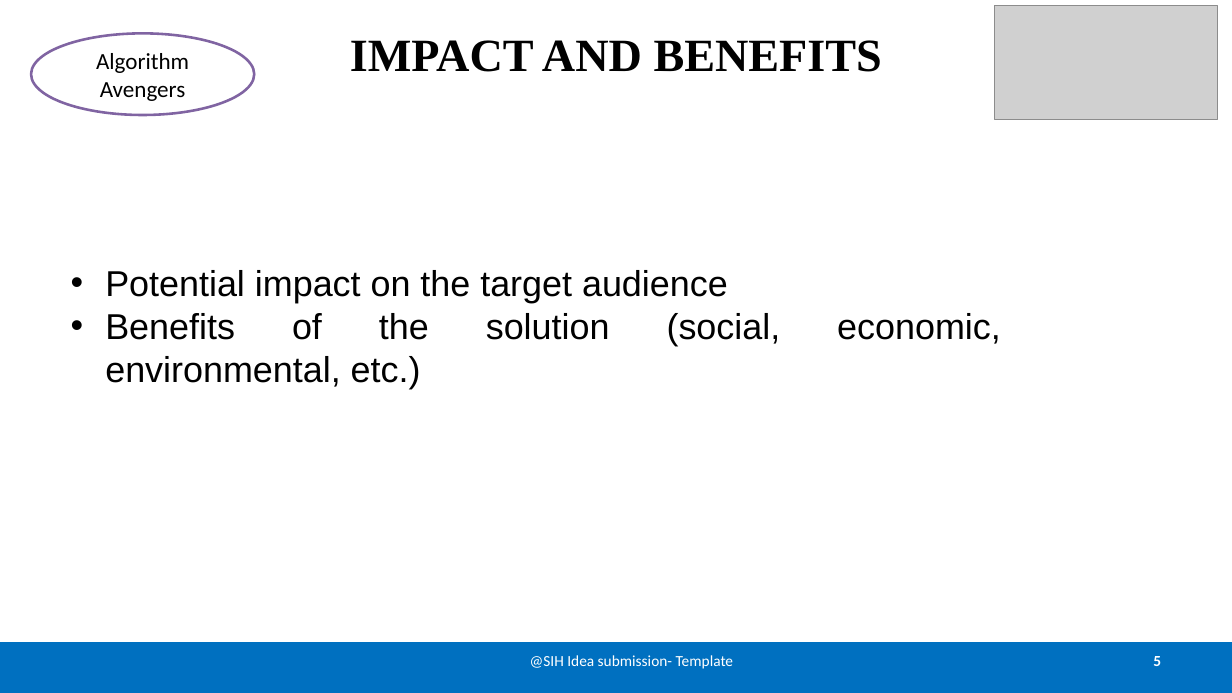
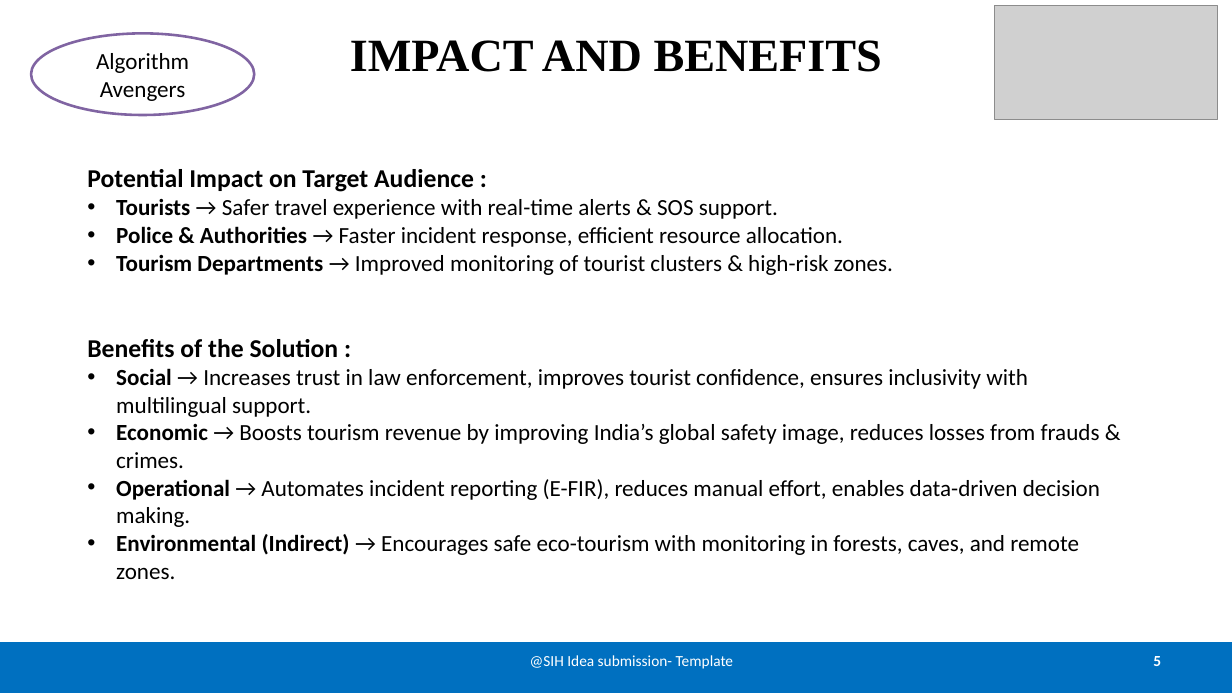
Before and after one commit to Rohit-Solanki-6105/doc-sih-25002, a slide deck: slide 5 of sih.pptx. Drawn at 1232x693 pixels with LibreOffice and Linux fonts; fonts in the diff are those of the drawing; grey boxes stand for pictures. Boxes give left, top, right and bottom in pixels: in the first picture for what was removed or moved away, otherwise in the second. Text is boxed around its words. In the diff, an @@ line names an element or a change of style, - is before the commit and + after.

```diff
--- a/sih.pptx
+++ b/sih.pptx
@@ text at box(87, 169, 1100, 579): text changed; size 28 to 18 pt; font Arial to Calibri @@
-• Potential impact on the target audience
-• Benefits of the solution (social, economic, environmental, etc.)
+Potential Impact on Target Audience :
+• Tourists → Safer travel experience with real-time alerts & SOS support.
+• Police & Authorities → Faster incident response, efficient resource allocation.
+• Tourism Departments → Improved monitoring of tourist clusters & high-risk zones.
+Benefits of the Solution :
+• Social → Increases trust in law enforcement, improves tourist confidence, ensures inclusivity with multilingual support.
+• Economic → Boosts tourism revenue by improving India’s global safety image, reduces losses from frauds & crimes.
+• Operational → Automates incident reporting (E-FIR), reduces manual effort, enables data-driven decision making.
+• Environmental (Indirect) → Encourages safe eco-tourism with monitoring in forests, caves, and remote zones.
```
Also in this commit, not shown: 2 other slides changed.
